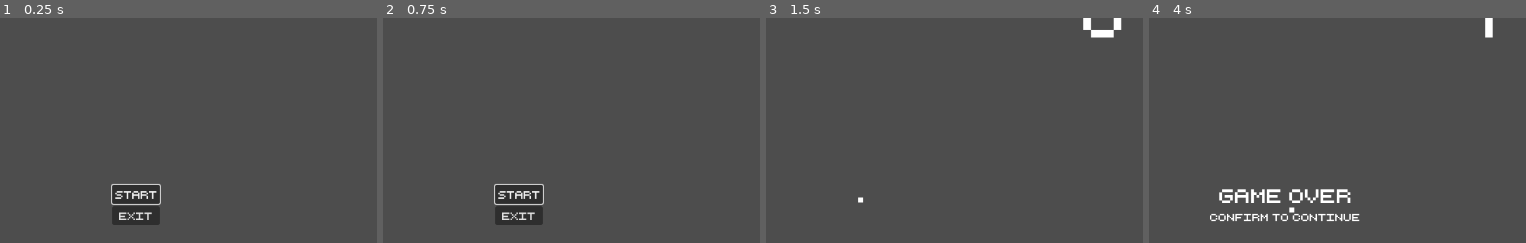
Above: before the commit, frames 1-4 (left to right).
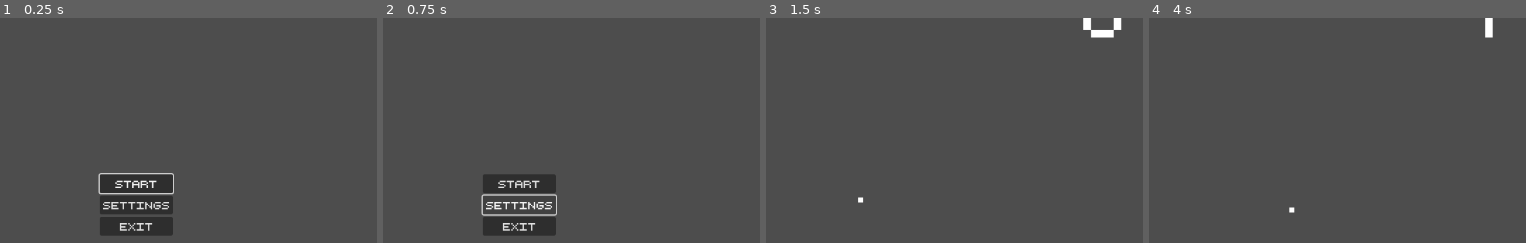
Above: after the commit, the same moments.

Repository: Alexander-Jordan/pong-godot
Game: Godot game, scene res://Scenes/Levels/menu.tscn
Same seed, same stepped clock (60 frames per second), same inputs: the game is played once before the commit and once after it.
Inputs (mouse positions are % of the whole screen's width and height, from its top left):
- Up to frame 1 (0.25 s): no input
- Up to frame 2 (0.75 s): click (48, 50) at 0.5 s, where only the run after the commit has a clickable "Settings"
- Up to frame 3 (1.5 s): click "Start" at 1.25 s
- Up to frame 4 (4 s): tap Enter (ui_accept) at 2, 2.1, 2.27, 2.57, 2.85, 3.02, 3.32, 3.6 s; hold W (up) 2.03-2.78 s; hold S (down) 2.78-3.53 s; hold W (up) from 3.53 s (still down)
The pictures show only the part of the screen within x 30-80%, y 8-58%; the shares and areas given below are measured in that part.

The runs differ from the first frame. In frame 1, 3.8% of the frame differs, in the area x 25-47%, y 68-97%; in frame 2, 3.4%; in frame 3, nothing differs; in frame 4, 2.0%.

Commit message:
Backend configurations of save & load settings

Diff:
--- a/Scenes/Levels/menu.tscn
+++ b/Scenes/Levels/menu.tscn
@@ -32,6 +32,11 @@
 theme_override_fonts/font = ExtResource("2_odct0")
 text = "Start"
 
+[node name="SettingsButton" type="Button" parent="VBoxContainer"]
+layout_mode = 2
+theme_override_fonts/font = ExtResource("2_odct0")
+text = "Settings"
+
 [node name="ExitButton" type="Button" parent="VBoxContainer"]
 layout_mode = 2
 focus_neighbor_bottom = NodePath("../StartButton")
--- a/Scripts/ball.gd
+++ b/Scripts/ball.gd
@@ -3,10 +3,9 @@
 var screen_size:Vector2
 var rng = RandomNumberGenerator.new()
 var direction:Vector2 = Vector2.ZERO
-var speed:int = 400
-
-@export var min_speed:int = 400
-@export var max_speed:int = 1200
+@onready var min_speed:int = GlobalSettings.data.Global.ball_min_speed
+@onready var max_speed:int = GlobalSettings.data.Global.ball_max_speed
+@onready var speed:int = min_speed
 
 signal screen_exited_left
 signal screen_exited_right
--- a/Scripts/game_manager.gd
+++ b/Scripts/game_manager.gd
@@ -51,7 +51,7 @@
 	point_change.emit("player_two", player_two_points)
 	# wait for some time before doing anything else
 	await get_tree().create_timer(1.0).timeout
-	if player_two_points > 0:
+	if player_two_points > 10:
 		game_over.emit()
 		is_game_over = true
 	new_serve.emit()
@@ -61,7 +61,7 @@
 	point_change.emit("player_one", player_one_points)
 	# wait for some time before doing anything else
 	await get_tree().create_timer(1.0).timeout
-	if player_one_points > 0:
+	if player_one_points > 10:
 		game_over.emit()
 		is_game_over = true
 	new_serve.emit()
--- /dev/null
+++ b/Scripts/global_settings.gd
@@ -0,0 +1,61 @@
+extends Node
+
+# constanst
+const SAVEFILE = "user://SETTINGS.cfg"
+const GLOBAL_USER = "Global"
+const PADDLE_SPEED:int = 400
+const BALL_MIN_SPEED: int = 400
+const BALL_MAX_SPEED: int = 1200
+const DEFAULT_SETTINGS:Dictionary = {
+	"paddle_speed": PADDLE_SPEED,
+	"ball_min_speed": BALL_MIN_SPEED,
+	"ball_max_speed": BALL_MAX_SPEED,
+}
+
+# variables
+var data:Dictionary = {}
+
+func _ready():
+	load_data()
+
+func load_data():
+	# create new ConfigFile object
+	var config = ConfigFile.new()
+	# load in existing settings from file
+	var error = config.load(SAVEFILE)
+
+	# if no file
+	if error != OK:
+		# get default data from constants
+		data = {GLOBAL_USER: DEFAULT_SETTINGS}
+		# save and return
+		save_data()
+		return
+
+	# sections should be user based ("Global" is for all users without specific user settings)
+	for section in config.get_sections():
+		# first create the section (user) to be stored
+		data[section] = {}
+		# get defined settings names from constant
+		for setting in DEFAULT_SETTINGS:
+			# get and store config section setting in data section setting
+			data[section][setting] = config.get_value(section, setting, DEFAULT_SETTINGS[setting])
+
+func save_data():
+	# create new ConfigFile object
+	var config = ConfigFile.new()
+
+	# sections should be user based ("Global" is for all users without specific user settings)
+	for section in data:
+		# get defined settings names from constant
+		for setting in DEFAULT_SETTINGS:
+			# check if the setting from data is defined in constant
+			if data.has(setting):
+				# set config setting to data setting
+				config.set_value(section, setting, data[section][setting])
+			else:
+				# set config setting to default
+				config.set_value(section, setting, DEFAULT_SETTINGS[setting])
+
+	# finally save to file
+	config.save(SAVEFILE)
--- a/Scripts/racket.gd
+++ b/Scripts/racket.gd
@@ -1,6 +1,6 @@
 extends CharacterBody2D
 
-@export var speed:int = 400
+@onready var speed:int = GlobalSettings.data.Global.paddle_speed
 @export var upAction:String = "up"
 @export var downAction:String = "down"
 
--- a/project.godot
+++ b/project.godot
@@ -13,6 +13,10 @@
 config/name="Pong"
 run/main_scene="res://Scenes/Levels/menu.tscn"
 config/features=PackedStringArray("4.1", "Forward Plus")
+
+[autoload]
+
+GlobalSettings="*res://Scripts/global_settings.gd"
 
 [display]
 
Not shown: 1 places in Scenes/Levels/main.tscn that only renumber resources
